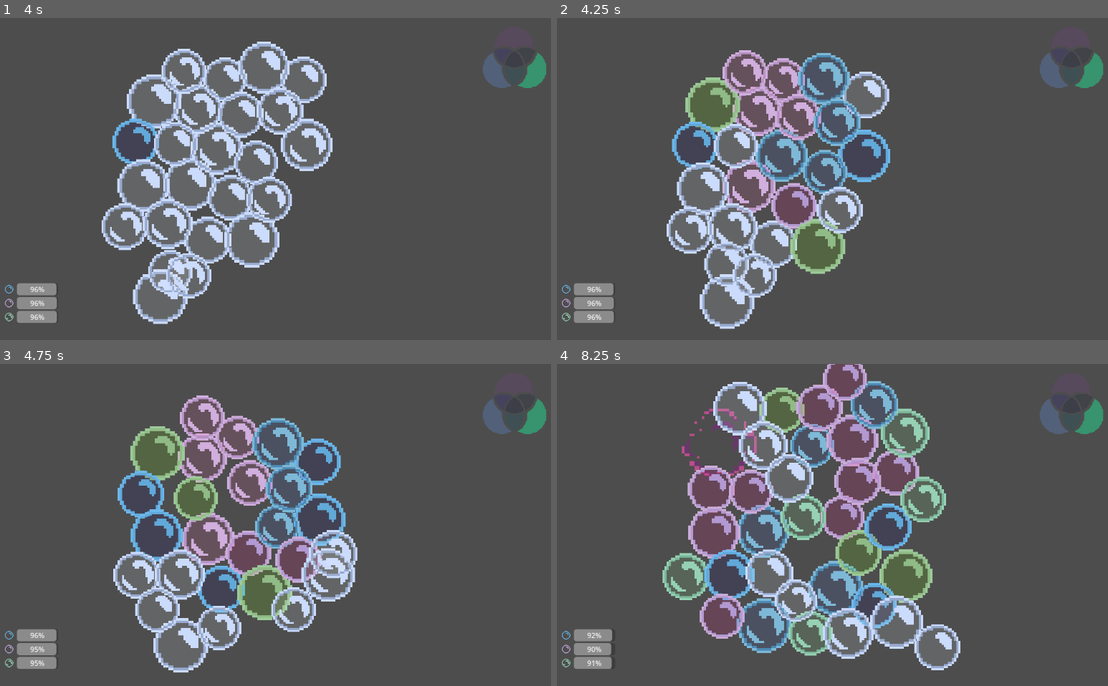
Above: before the commit, frames 1-4 (two rows, left to right).
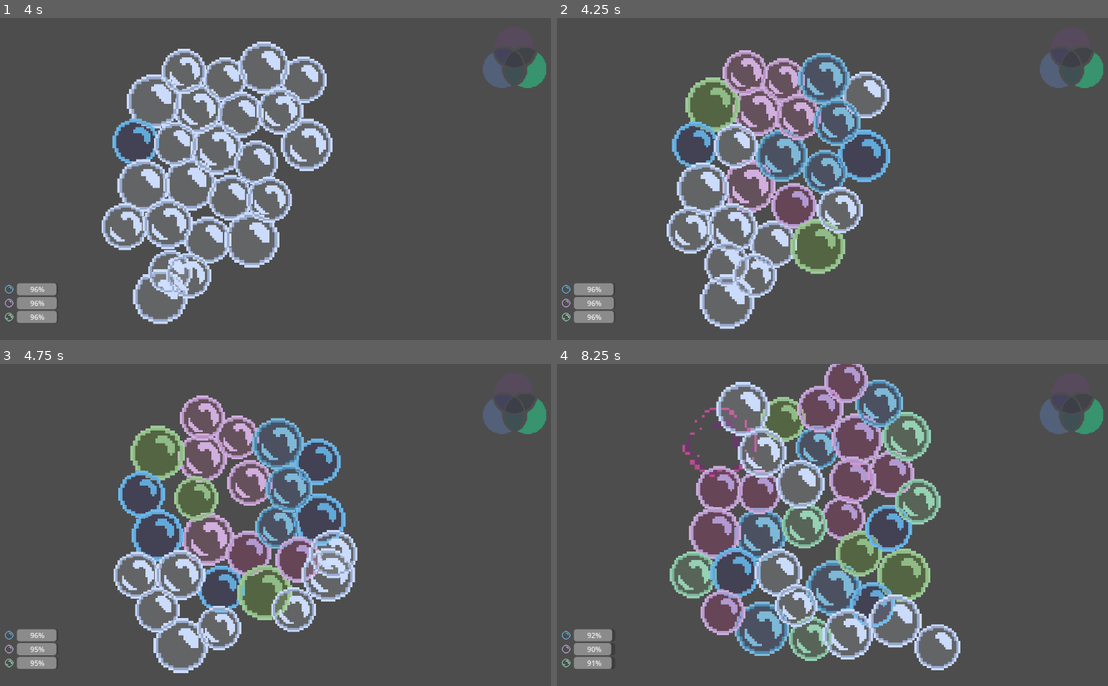
Above: after the commit, the same moments.

Repository: davirss/fakeltd.
Game: Godot game, scene res://Scenes/game.tscn
Two runs of this game, one before a commit and one after it. Both use one fixed random seed, a clock stepped at 60 frames per second and the inputs below. This scene is started directly instead of the project's main scene.
Inputs (mouse positions are in pixels of both pictures, inside the frame that each line leads up to):
- Up to frame 1 (4 s): tap Enter (ui_accept) at 0.5, 0.77, 1.52, 3.02, 3.77 s; move the mouse to (231, 207) at 0.52 s; click (231, 207) at 0.6 s; move the mouse to (440, 275) at 1.27 s; click (440, 275) at 1.35 s; move the mouse to (325, 207) at 2.02 s; click (325, 207) at 2.1 s; move the mouse to (242, 127) at 2.77 s; click (242, 127) at 2.85 s; move the mouse to (308, 169) at 3.52 s; click (308, 169) at 3.6 s
- Up to frame 2 (4.25 s): no input
- Up to frame 3 (4.75 s): move the mouse to (225, 502) at 4.27 s; click (225, 502) at 4.35 s; tap Enter (ui_accept) at 4.52 s
- Up to frame 4 (8.25 s): move the mouse to (893, 518) at 5.02 s; click (893, 518) at 5.1 s; move the mouse to (782, 579) at 5.77 s; click (782, 579) at 5.85 s; tap Enter (ui_accept) at 6.02, 6.77, 7.52 s; move the mouse to (788, 460) at 6.52 s; click (788, 460) at 6.6 s; move the mouse to (810, 544) at 7.27 s; click (810, 544) at 7.35 s; move the mouse to (722, 447) at 8.02 s; click (722, 447) at 8.1 s

Frame 1 is identical in both runs. In frame 2, less than 0.1% of the frame differs, in the area x 21-47%, y 11-45%; in frame 3, 0.7%; in frame 4, 15%, in the area x 19-71%, y 0-93%.

Commit message:
Fix bubbles bug

Diff:
--- a/bubble/bubble.gd
+++ b/bubble/bubble.gd
@@ -102,6 +102,7 @@
 
 
 func _prepare_to_grow() -> void:
+	BODY_COLLISION_SHAPE.set_deferred("disabled", false)
 	MOUSE_COLLISION_SHAPE.scale = Vector2(0.0, 0.0)
 	BODY_COLLISION_SHAPE.scale = Vector2(0.0, 0.0)
 	BUBBLE_SPRITE.scale = Vector2(0.0, 0.0)
@@ -120,7 +121,9 @@
 	_update_sprite(null)
 
 
-func _animate_size_update_for_neutral_state(time_to_update_milliseconds: float) -> void:
+func _animate_size_update_for_neutral_state() -> float:
+	var time_to_update_milliseconds := _time_to_convert_milliseconds
+
 	var physics_growth: float = min(
 		1.0, _elapsed_time_milliseconds / (time_to_update_milliseconds * 0.4)
 	)
@@ -141,6 +144,8 @@
 	BUBBLE_SPRITE.scale = Vector2(visual_growth, visual_growth)
 	BODY_COLLISION_SHAPE.scale = Vector2(physics_growth, physics_growth)
 
+	return time_to_update_milliseconds
+
 
 func _calculate_time_to_update_for_non_neutral_state() -> float:
 	var min_target := _min_time_to_swap_milliseconds
@@ -148,9 +153,26 @@
 
 	var currrent_bubbles_amount := get_tree().get_nodes_in_group("bubble").size()
 	var percentage := currrent_bubbles_amount * 1.0 / initial_bubbles_amount
-	var calculated := min_target + (max_target - min_target) * percentage
-
-	return calculated
+	var time_to_update_milliseconds := min_target + (max_target - min_target) * percentage
+
+	var physics_growth := 1.0 + _fixed_size_difference
+
+	var clickable_growth := _ease_out_elastic(physics_growth) * _variable_size_difference
+	clickable_growth += _fixed_size_difference
+
+	var visual_growth: float
+
+	if _is_currently_popping():
+		visual_growth = clickable_growth
+	else:
+		visual_growth = clickable_growth * 0.2
+
+	MOUSE_COLLISION_SHAPE.scale = Vector2(clickable_growth, clickable_growth)
+	BUBBLE_SHADE.scale = Vector2(visual_growth, visual_growth)
+	BUBBLE_SPRITE.scale = Vector2(visual_growth, visual_growth)
+	BODY_COLLISION_SHAPE.scale = Vector2(physics_growth, physics_growth)
+
+	return time_to_update_milliseconds
 
 
 func _ease_out_elastic(number: float) -> float:
@@ -175,8 +197,7 @@
 	var time_to_update_milliseconds: float
 	match (bubble_state):
 		BubbleDefinitions.BubbleState.NEUTRAL:
-			time_to_update_milliseconds = _time_to_convert_milliseconds
-			_animate_size_update_for_neutral_state(time_to_update_milliseconds)
+			time_to_update_milliseconds = _animate_size_update_for_neutral_state()
 		BubbleDefinitions.BubbleState.WHATSAPP:
 			time_to_update_milliseconds = _calculate_time_to_update_for_non_neutral_state()
 		BubbleDefinitions.BubbleState.FACEBOOK:
@@ -221,13 +242,13 @@
 			BubbleDefinitions.BubbleState.NEUTRAL:
 				BUBBLE_SPRITE.play(BUBBLE_SPRITE_ANIM_POP_WHITE)
 			BubbleDefinitions.BubbleState.FACEBOOK:
-				BUBBLE_SPRITE.scale /= 0.2
+				BUBBLE_SPRITE.scale = BUBBLE_SPRITE.scale / 0.2
 				BUBBLE_SPRITE.play(BUBBLE_SPRITE_ANIM_POP_BLUE)
 			BubbleDefinitions.BubbleState.WHATSAPP:
-				BUBBLE_SPRITE.scale /= 0.2
+				BUBBLE_SPRITE.scale = BUBBLE_SPRITE.scale / 0.2
 				BUBBLE_SPRITE.play(BUBBLE_SPRITE_ANIM_POP_GREEN)
 			BubbleDefinitions.BubbleState.INSTAGRAM:
-				BUBBLE_SPRITE.scale /= 0.2
+				BUBBLE_SPRITE.scale = BUBBLE_SPRITE.scale / 0.2
 				BUBBLE_SPRITE.play(BUBBLE_SPRITE_ANIM_POP_PINK)
 
 		await BUBBLE_SPRITE.animation_finished
